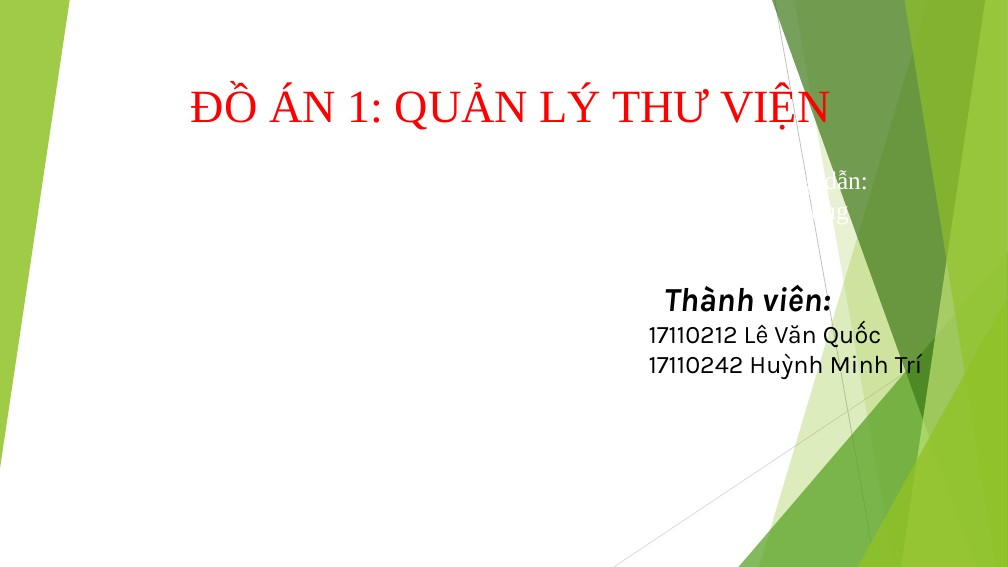
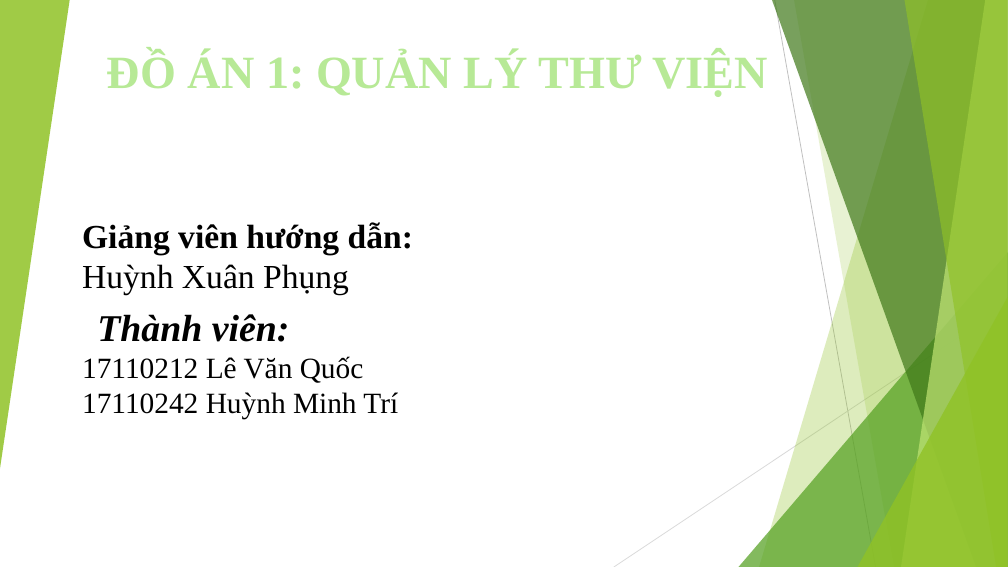
Before and after one commit to levanquoc123/DoAn1-QLTV-, a slide deck: slide 1 of doan1.pptx. Drawn at 1008x567 pixels with LibreOffice and Linux fonts; fonts in the diff are those of the drawing; background and template pictures are left out. Boxes give left, top, right and bottom in pixels: in the first picture for what was removed or moved away, otherwise in the second. Text is boxed around its words. In the diff, an @@ line names an element or a change of style, - is before the commit and + after.

```diff
--- a/doan1.pptx
+++ b/doan1.pptx
@@ text "ĐỒ ÁN 1: QUẢN LÝ ...": place and size @@
-text "ĐỒ ÁN 1: QUẢN LÝ ..." at [191, 86, 830, 131]
+text "ĐỒ ÁN 1: QUẢN LÝ ..." at [107, 52, 768, 97]
@@ text "ĐỒ ÁN 1: QUẢN LÝ ..." at [107, 52, 768, 97]: text colour #FF0000 to #B7E996, letter outline none to #54A021 1.75 pt, bold on @@
@@ text "Giảng viên hướng dẫn:": place and size @@
-text "Giảng viên hướng dẫn:" at [753, 169, 867, 225]
+text "Giảng viên hướng dẫn:" at [82, 222, 413, 295]
@@ text at [82, 222, 413, 254]: text changed; size 24 to 32 pt; text colour #FFFFFF to #000000; bold on @@
-Giáo viên hướng dẫn:
+Giảng viên hướng dẫn:
@@ text at [82, 264, 349, 295]: size 24 to 32 pt, text colour #FFFFFF to #000000 in "Huỳnh Xuân Phụng" @@
@@ text "Thành viên:": place and size @@
-text "Thành viên:" at [649, 281, 922, 380]
+text "Thành viên:" at [82, 314, 398, 420]
@@ text "Thành viên:" at [82, 314, 398, 420]: size 32 to 36 pt in "Thành viên:"; font Karla to Times New Roman; size 24 to 28 pt in "17110212 Lê Văn Quốc", "17110242 Huỳnh Minh Trí" @@
```
Also in this commit, not shown: 10 other slides changed.
